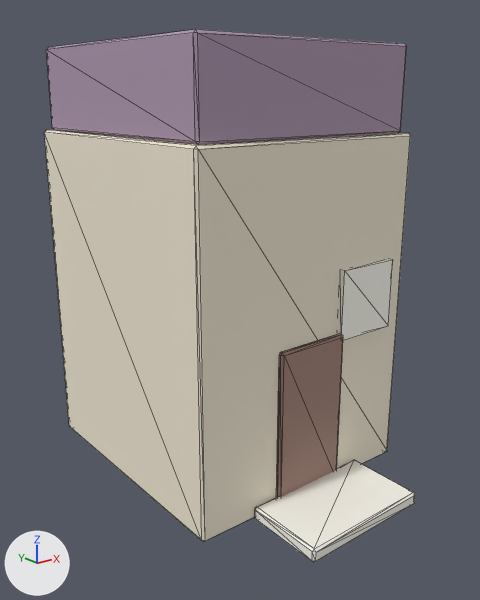
One commit to the glTF model game/art/world/house_c.glb: the scene before it, then after it.
Before and after are seen from a camera (50 mm lens) standing at (-3.59, -4.42, 3.33) and looking at (-0.09, -0.04, 1.58). Arrows for +X, +Y and +Z are at lower left; the lights stay in place. The picture after the commit comes second. Mesh edges are drawn as thin lines. Vertices at exactly the same position are counted once.

Objects in the first picture: 'house_c'.
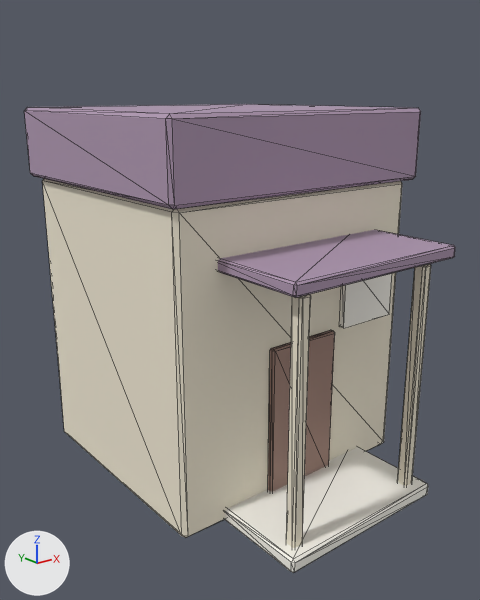
Patch to the scene script:
```diff
--- a/game/art/world/house_c.glb.py
+++ b/game/art/world/house_c.glb.py
@@ me_cube @@
 # used by ob_house_c; location = (0.0, 0.0, 0.0)
-me_cube.from_pydata(...)  # 104 vertices, 188 faces; spans x -1.1..1.1, y -1.55..1.55, z 0.0..3.7
+me_cube.from_pydata(...)  # 176 vertices, 320 faces; spans x -1.27..1.27, y -1.54..1.54, z 0.0..3.2
+# me_cube part 1: the loose piece of 24 vertices spanning x -1.1..1.1, y -0.85..1.55, z 0.0..3.0 is scaled about its middle by (0.0369, 0.0338, 0.666), then moved by (-0.65, -1.74, -0.44)
+# me_cube part 2: the loose piece of 24 vertices spanning x -1.1..1.1, y -0.85..1.55, z 0.0..3.0 is copied, and the copy is scaled about its middle by (0.0369, 0.0338, 0.666), then moved by (0.65, -1.74, -0.44); it spans x 0.6..0.7, y -1.44..-1.34, z 0.06..2.06
+# me_cube part 3: the loose piece of 24 vertices spanning x -1.04..1.04, y -0.79..1.49, z 3.0..3.7 is scaled about its middle by (1.22, 1.03, 0.832), then moved by (0.0, 0.01, -0.45)
+# me_cube part 4: the loose piece of 24 vertices spanning x -0.6..0.6, y -1.55..-0.85, z 0.0..0.12 is scaled about its middle by (1.43, 1.45, 0.853), then moved by (0.0, 0.16, 2.09), in mat_mat_house_c_roof (grey #ad96af)
+# me_cube part 5: the loose piece of 24 vertices spanning x -0.6..0.6, y -1.55..-0.85, z 0.0..0.12 is copied, and the copy is scaled about its middle by (1.34, 1.3, 1), then moved by (0.0, 0.11, 0.0); it spans x -0.8..0.8, y -1.54..-0.64, z 0.0..0.12
+# me_cube part 6: the loose piece of 8 vertices spanning x 0.32..0.92, y -0.89..-0.84, z 1.35..1.95 is moved by (0.13, 0.1, 0.05)
+# me_cube part 7: the loose piece of 24 vertices spanning x -0.35..0.35, y -0.89..-0.83, z 0.0..1.4 is moved by (0.0, 0.1, 0.0)
+# me_cube part 8: a new loose piece of 24 vertices spanning x -1.2..1.2, y -0.74..1.46, z 0.0..2.6, in mat_mat_house_c_stucco (pale yellow #f1e9d4)
 me_cube.materials.append(mat_mat_house_c_stucco)
```

Location of each change, [x1, y1, x2, y2] in pixels of the pictures (480 x 600 px; the box of a moved part takes in the faces that stretch with it):
'house_c', reshaped (16% wider, 12% shorter): before [44, 29, 415, 562]; after [24, 104, 455, 573]
part 1 of me_cube, moved or reshaped: before [44, 130, 410, 542]; after [286, 294, 310, 548]
part 2 of me_cube, added (pale yellow): after [397, 264, 431, 486]
part 3 of me_cube, moved or reshaped: before [46, 29, 407, 145]; after [24, 104, 421, 209]
part 4 of me_cube, moved or reshaped: before [255, 460, 415, 562]; after [218, 230, 455, 298]
part 5 of me_cube, added: after [225, 447, 428, 573]
part 6 of me_cube, moved or reshaped: before [339, 259, 393, 340]; after [340, 273, 392, 328]
part 7 of me_cube, moved or reshaped: before [276, 334, 343, 497]; after [268, 330, 335, 492]
part 8 of me_cube, added (pale yellow): after [42, 179, 402, 538]
